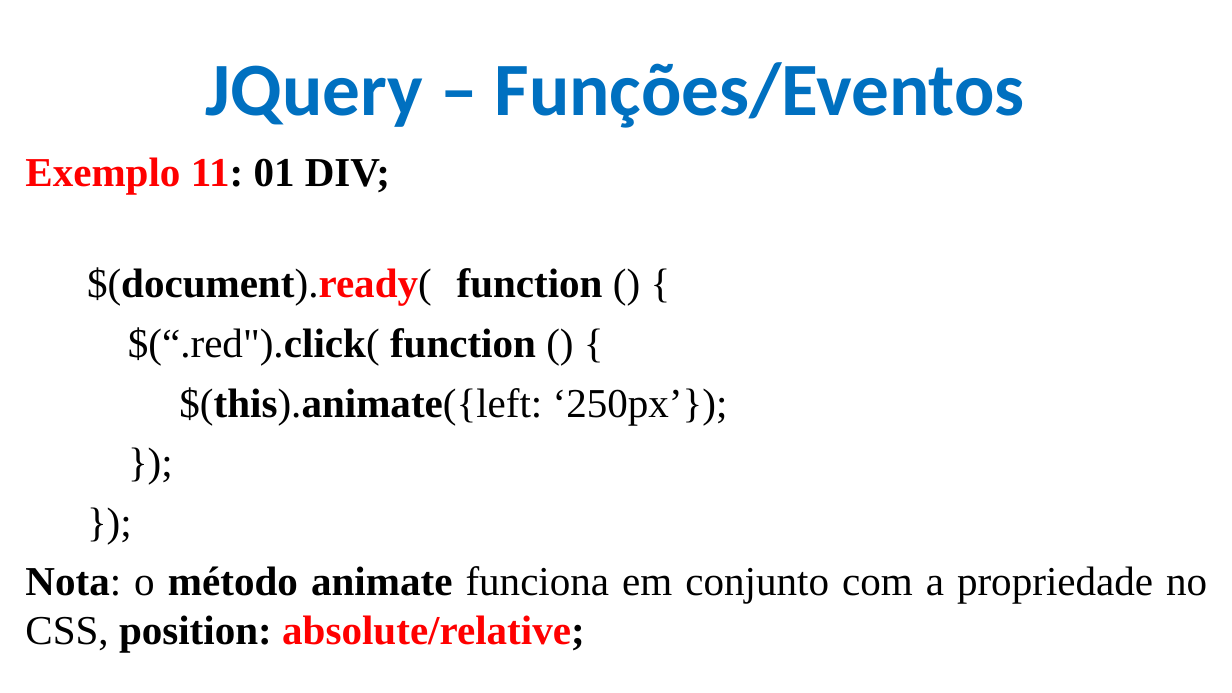
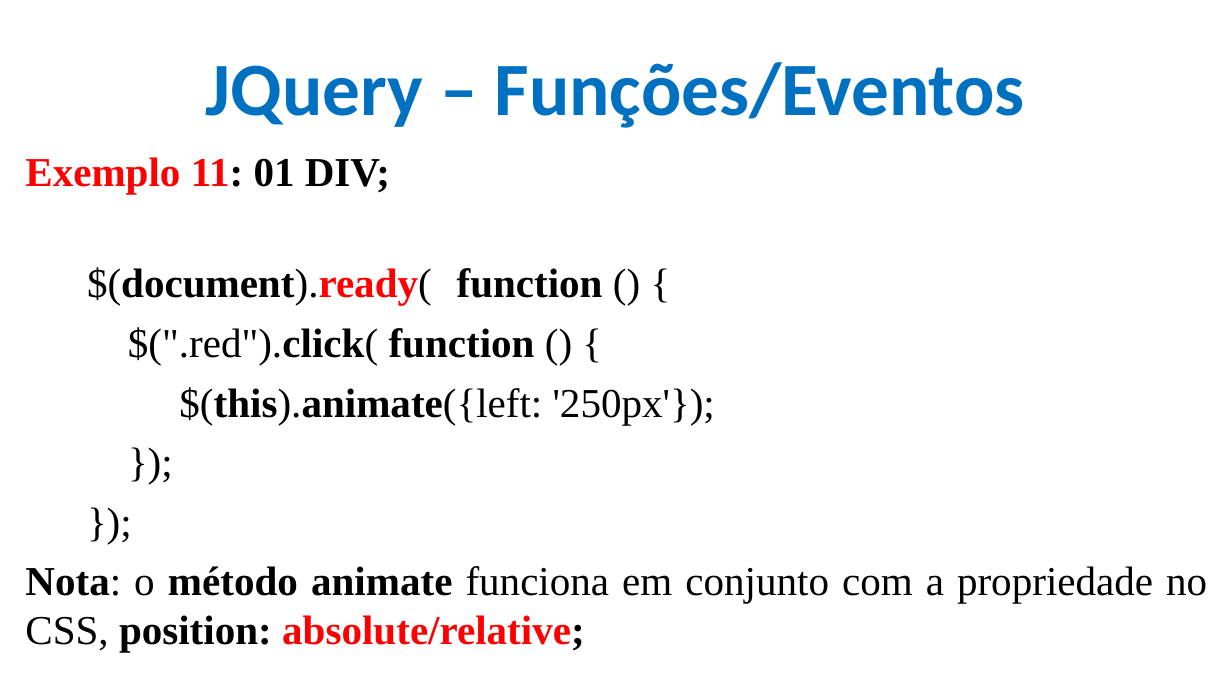
Before and after one commit to CloudEducationBrazil/WydenDesenvolvimentoWebPHP, a slide deck: slide 14 of 01 Classes/Aula 11 Desenvolvimento Web PHP - JQuery.pptx. Drawn at 1232x693 pixels with LibreOffice and Linux fonts; fonts in the diff are those of the drawing; background and template pictures are left out. Boxes give left, top, right and bottom in pixels: in the first picture for what was removed or moved away, otherwise in the second. Text is boxed around its words. In the diff, an @@ line names an element or a change of style, - is before the commit and + after.

```diff
--- a/01 Classes/Aula 11 Desenvolvimento Web PHP - JQuery.pptx
+++ b/01 Classes/Aula 11 Desenvolvimento Web PHP - JQuery.pptx
@@ text at (128,327,715,424): text changed @@
-$(“.red").click( function () {
-$(this).animate({left: ‘250px’});
+$(".red").click( function () {
+$(this).animate({left: '250px'});
```
Also in this commit, not shown: 10 other slides changed.
